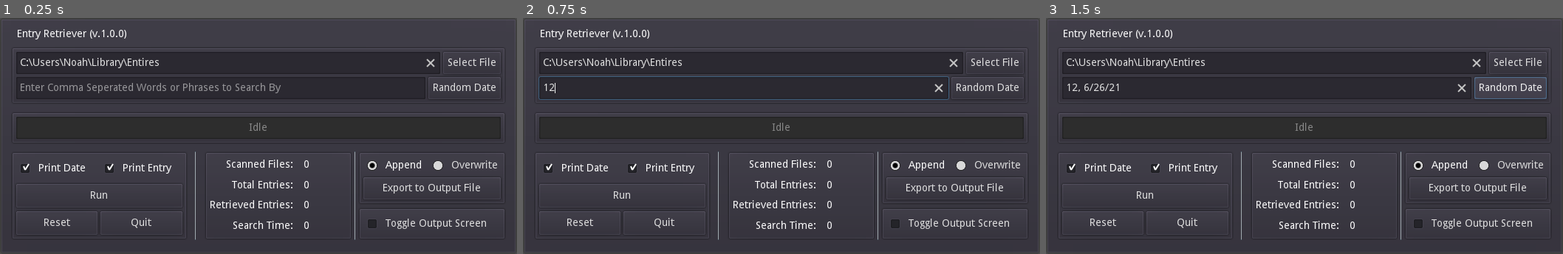
Above: before the commit, frames 1-3 (left to right).
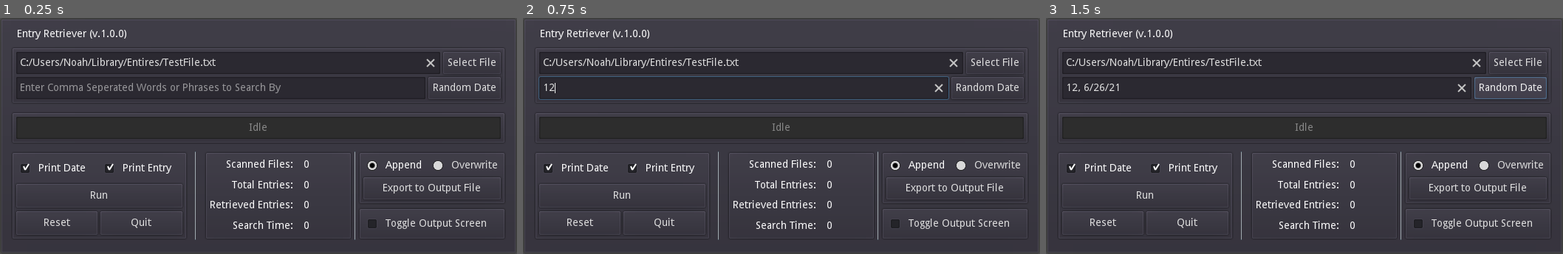
Above: after the commit, the same moments.

Repository: PlainOldNoah/file-retriever
Game: Godot game, scene res://Main.tscn
Same seed, same stepped clock (60 frames per second), same inputs: the game is played once before the commit and once after it.
Inputs (mouse positions are in pixels of both pictures, inside the frame that each line leads up to):
- Up to frame 1 (0.25 s): no input
- Up to frame 2 (0.75 s): click (745, 88) at 0.52 s; type "12" at 0.6 s
- Up to frame 3 (1.5 s): click "Random Date" at 1.25 s

The runs differ from the first frame. In frame 1, 0.2% of the frame differs, in the area x 5-42%, y 16-21%; in frame 2, 0.2%; in frame 3, 0.2%.

Commit message:
Major work. Implemented searching features using logical operators, updated search term organizing

Diff:
--- a/EntryRetriever/Main.gd
+++ b/EntryRetriever/Main.gd
@@ -13,10 +13,8 @@
 var printEntry:bool = true
 var printDate:bool = true
 
-var searchKeyArray : PoolStringArray = []
-var excludedKeyArray: PoolStringArray = []
-var combinedKeyArray: PoolStringArray = []
-var defaultKeyArray: PoolStringArray = []
+var searchKeyArray : PoolStringArray = [] #Holds the comma seperated search terms
+var operationArray : PoolStringArray = [] #Stores the operation of each search term
 
 var rng = RandomNumberGenerator.new()
 
@@ -47,7 +45,7 @@
 
 func _ready():
 	OS.set_window_position(OS.get_screen_size()*0.5 - OS.get_window_size()*0.5)
-	reset_Statistics()
+	reset_statistics()
 	rng.randomize()
 
 func _unhandled_input(event):
@@ -55,7 +53,7 @@
 	if event.is_action_pressed("ui_accept") and get_focus_owner() != null:
 		get_focus_owner().release_focus()
 
-func reset_Statistics():
+func reset_statistics():
 	FileCountOutput.text = "0"
 	EntryCountOutput.text = "0"
 	MatchCountOutput.text = "0"
@@ -66,7 +64,7 @@
 
 
 #Recursively loops though directories and retrieves files
-func directory_Iterate(path):
+func directory_iterate(path):
 	var dir = Directory.new()
 	if dir.open(path) == OK:
 		dir.list_dir_begin(true, true)
@@ -74,15 +72,15 @@
 		while file_name != "":
 			#Filters out Non-Log Folders
 			if dir.current_is_dir() and file_name.match(inputFolderFormat):
-				directory_Iterate(dir.get_current_dir() + "/" + file_name)
+				directory_iterate(dir.get_current_dir() + "/" + file_name)
 			#Filters out files that don't have the right naming scheme
 			elif file_name.match(inputFileFormat):
-				read_File(dir.get_current_dir() + "/" + file_name)
+				read_file(dir.get_current_dir() + "/" + file_name)
 			file_name = dir.get_next()
 	else:
 		print_debug("ERROR: Bad Path Parameter: ", path)
 
-func read_File(file):
+func read_file(file):
 	FileCountOutput.text = str(int(FileCountOutput.text) + 1)
 
 	var f:File = File.new()
@@ -90,7 +88,6 @@
 
 	var line:String
 	var currentHeaderPos:int = -1
-#	var currentEntry:String
 	var nextHeaderPos:int = -1
 
 	#Scan for the first header in the file
@@ -100,7 +97,6 @@
 			currentHeaderPos = f.get_position() - line.length() - 2
 			EntryCountOutput.text = str(int(EntryCountOutput.text) + 1) #For the first header
 			break
-#	print_debug(currentHeaderPos, ": ", f.get_path())
 
 	#If the file doesn't have any headers or is formated wrong escape
 	if currentHeaderPos == -1:
@@ -110,8 +106,12 @@
 
 	#After getting header position run though each entry
 	while not f.eof_reached():
-		nextHeaderPos = get_Next_Header(f, currentHeaderPos)
-		search_Entry(f, currentHeaderPos, nextHeaderPos)
+		#TODO: Possible merge get_next_header with search entry to reduce entry scans
+		nextHeaderPos = get_next_header(f, currentHeaderPos)
+		if search_entry(f, currentHeaderPos, nextHeaderPos):
+			print_to_output(f, currentHeaderPos, nextHeaderPos)
+		if currentHeaderPos == nextHeaderPos:
+			break
 		currentHeaderPos = nextHeaderPos
 
 	f.close()
@@ -119,7 +119,7 @@
 
 #Takes in a file and the current header and then iterates though the lines until the next header is found
 #Returns the next headers start position
-func get_Next_Header(f:File, currentHeaderPos:int) -> int:
+func get_next_header(f:File, currentHeaderPos:int) -> int:
 	f.seek(currentHeaderPos)
 	var line:String = f.get_line()
 	var currentHeaderText:String = line
@@ -135,43 +135,96 @@
 	return f.get_position()
 
 
-#Scans though an entry while applying each search key array
-func search_Entry(f:File, currentHeaderPos:int, nextHeaderPos:int) -> bool:
+#Runs though an entry line by line comparing it to the searchKeyArray
+#Returns a bool based on the evaluation of the terms (Should the entry be printed)
+func search_entry(f:File, currentHeaderPos:int, nextHeaderPos:int) -> bool:
+	#Create an array to store whether or not a match has been found
+	var storedMatches:Array = []
+	for i in operationArray.size():
+		if operationArray[i] == "NOT":
+			storedMatches.append(true)
+		else:
+			storedMatches.append(false)
+
+	var line:String
+	f.seek(currentHeaderPos)
+
+	#For every line check every term
+	while f.get_position() < nextHeaderPos:
+		line = f.get_line()
+
+		for i in operationArray.size():
+			if storedMatches[i] != true or operationArray[i] == "NOT": #Shortcircut if term has already been met
+				match operationArray[i]:
+					"NOT":
+						if find_match(line, searchKeyArray[i]):
+							storedMatches[i] = false
+							return false
+					"AND":
+						if find_match(line, searchKeyArray[i]):
+							storedMatches[i] = true
+					"OR":
+						var tempOrArray:Array = Array(searchKeyArray[i].split(" or ", true, 0))
+						for j in tempOrArray.size():
+							if find_match(line, tempOrArray[j]) and storedMatches[i] == false:
+								storedMatches[i] = true
+					_:
+						print_debug("ERROR: Invalid Operation in operationArray")
+
+	#Depending on if all terms have been met output a boolean
+	for i in storedMatches.size():
+		if storedMatches[i] != true:
+			return false
+	return true
+
+func find_match(line:String, term:String) -> bool:
+	if term.to_lower() in line.to_lower():
+		return true
+	else:
+		return false
+
+#Prints out an entry given a start and end header position
+func print_to_output(f:File, currentHeaderPos:int, nextHeaderPos:int):
+	print("ENTRY")
+	f.seek(currentHeaderPos)
+	var line:String = ""
+	while f.get_position() < nextHeaderPos:
+		line = f.get_line()
+
+		if printDate and not printEntry:
+			if line.matchn(entryHeaderFormat):
+				OutputTextBox.bbcode_text += line + "\n"
+				print(line)
+				return
+
+		elif printDate and printEntry:
+			OutputTextBox.bbcode_text += line + "\n"
+			print(line)
+
+func apply_coloring():
+	#TODO: Color lines of matching text
+	pass
+
+#Unused
+func loop_through_entry(f:File, currentHeaderPos:int, nextHeaderPos:int):
 	f.seek(currentHeaderPos)
 	var line:String = f.get_line()
-
-	#TODO: Implement search key arrays here
-
 	while f.get_position() < nextHeaderPos:
-		if line.matchn(entryHeaderFormat): #DEBUG: THIS LOOP IS USED FOR DEBUGGING ONLY
-			print(line)
-			pass
 		line = f.get_line()
 
-#	print_debug(currentHeaderPos, " | ",nextHeaderPos, " | ", nextHeaderPos == f.get_position())
-
-	return false
-
 
 #VERIFY: OUTDATED
-func find_Match(line:String) -> bool:
-	for i in searchKeyArray.size():
-		if searchKeyArray[i].to_lower() in line.to_lower():
-			return true
-	return false
-
-
-func print_to_output(line):
-	if printDate and not printEntry:
-		if line.matchn(entryHeaderFormat):
-			OutputTextBox.bbcode_text += line + "\n"
-	elif printDate and printEntry:
-		if find_Match(line):
-			OutputTextBox.bbcode_text += "[color=lime]" + line + "[/color]" + "\n"
-		else:
-			OutputTextBox.bbcode_text += line + "\n"
-	else:
-		return
+#func print_to_output(line):
+#	if printDate and not printEntry:
+#		if line.matchn(entryHeaderFormat):
+#			OutputTextBox.bbcode_text += line + "\n"
+#	elif printDate and printEntry:
+#		if find_match(line, ""):
+#			OutputTextBox.bbcode_text += "[color=lime]" + line + "[/color]" + "\n"
+#		else:
+#			OutputTextBox.bbcode_text += line + "\n"
+#	else:
+#		return
 
 
 func generate_rand_date() -> String:
@@ -205,45 +258,62 @@
 
 
 #Converts the user input to a poolStringArray
-func parse_Search_Keys():
+func parse_search_keys():
 	searchKeyArray = SearchKeyInput.text.split(",", false, 0)
 	for i in searchKeyArray.size():
 		searchKeyArray[i] = searchKeyArray[i].strip_edges()
 
 
-#Splits apart searchKeyArray into sub-arrays for later use in matching
-func split_Search_Arrays():
-	#Reset the arrays for appending
-	excludedKeyArray.resize(0)
-	combinedKeyArray.resize(0)
-	defaultKeyArray.resize(0)
-
-	#Seperate elements from main array into exclude, combine, and defaul
+func prepare_search_terms():
+	#Clears the operationArray and corrects its size
+	operationArray.resize(searchKeyArray.size())
+	for j in operationArray.size():
+		operationArray[j] = ""
+
+	#Passes in the operation of each term from the searchKeyArray into the operationArray
 	for i in searchKeyArray.size():
-		if searchKeyArray[i].match("-*"):
-			excludedKeyArray.append(searchKeyArray[i])
-		elif searchKeyArray[i].match("+*"):
-			combinedKeyArray.append(searchKeyArray[i])
+		if "-" in searchKeyArray[i] or "NOT " in searchKeyArray[i].to_lower():
+			operationArray[i] = "NOT"
+			searchKeyArray[i] = searchKeyArray[i].replace("-", "")
+		elif " or " in searchKeyArray[i].to_lower():
+			operationArray[i] = "OR"
 		else:
-			defaultKeyArray.append(searchKeyArray[i])
-
-	#Clean up sub-arrays
-	for i in excludedKeyArray.size():
-		excludedKeyArray[i] = excludedKeyArray[i].replace("-", "")
-	for i in combinedKeyArray.size():
-		combinedKeyArray[i] = combinedKeyArray[i].replace("+", "")
-
-#	print_debug("DF: ", defaultKeyArray.size(), ": ", defaultKeyArray)
-#	print_debug("CO: ", combinedKeyArray.size(), ": ", combinedKeyArray)
-#	print_debug("EX: ", excludedKeyArray.size(), ": ", excludedKeyArray)
+			operationArray[i] = "AND"
+
+	#Sorts the arrays to be NOT, AND, then OR
+	var tempSearchKeyArray:PoolStringArray = []
+	var tempOperationArray:PoolStringArray = []
+
+	for k in searchKeyArray.size():
+		if "NOT" in operationArray[k]:
+			tempSearchKeyArray.append(searchKeyArray[k])
+			tempOperationArray.append(operationArray[k])
+
+	for k in searchKeyArray.size():
+		if "AND" in operationArray[k]:
+			tempSearchKeyArray.append(searchKeyArray[k])
+			tempOperationArray.append(operationArray[k])
+
+	for k in searchKeyArray.size():
+		if "OR" in operationArray[k]:
+			tempSearchKeyArray.append(searchKeyArray[k])
+			tempOperationArray.append(operationArray[k])
+
+	searchKeyArray = tempSearchKeyArray
+	operationArray = tempOperationArray
+
+	print(searchKeyArray)
+	print(operationArray)
+
 
 #============================ Buttons and Signals
 
 func _on_Run_pressed():
 	#Initializing
-	reset_Statistics()
-	parse_Search_Keys()
-	split_Search_Arrays()
+	reset_statistics()
+	parse_search_keys()
+
+	prepare_search_terms()
 
 	print("STARTING...")
 
@@ -262,21 +332,21 @@
 
 	match inputType:
 		INPUT_TYPES.DIRECTORY:
-			directory_Iterate(SelectionInput.text)
+			directory_iterate(SelectionInput.text)
 		INPUT_TYPES.FILE:
-			read_File(SelectionInput.text)
+			read_file(SelectionInput.text)
 
 	ElapsedTimeOutput.text = str((OS.get_ticks_msec() - startTime) / 1000.0)
 
 	if FileCountOutput.text == "0":
-		reset_Statistics()
+		reset_statistics()
 		StatusBarOutput.text = "ERROR: Bad File Path"
 	else:
 		StatusBarOutput.text = "Finished"
 
 
 func _on_Clear_pressed():
-	reset_Statistics()
+	reset_statistics()
 
 
 func _on_Quit_pressed():
@@ -284,7 +354,7 @@
 
 
 func _on_Search_Keys_text_changed(_new_text):
-	parse_Search_Keys()
+	parse_search_keys()
 
 
 func _on_FileSelect_pressed():
@@ -332,7 +402,7 @@
 	if not SearchKeyInput.text.empty():
 		SearchKeyInput.text += ", "
 	SearchKeyInput.text += generate_rand_date()
-	parse_Search_Keys()
+	parse_search_keys()
 
 #Exporting Text to File
 func _on_ExportBtn_pressed():
--- a/EntryRetriever/Main.tscn
+++ b/EntryRetriever/Main.tscn
@@ -71,7 +71,7 @@
 rect_min_size = Vector2( 0, 30 )
 size_flags_horizontal = 3
 size_flags_vertical = 3
-text = "C:\\Users\\Noah\\Library\\Entires"
+text = "C:/Users/Noah/Library/Entires/TestFile.txt"
 clear_button_enabled = true
 placeholder_text = "Select a File or Directory to Scan Though"
 caret_blink = true
@@ -418,14 +418,14 @@
 visible = false
 margin_top = 296.0
 margin_right = 670.0
-margin_bottom = 490.0
+margin_bottom = 310.0
 size_flags_vertical = 3
 
 [node name="TextBox" type="RichTextLabel" parent="MarginContainer/GUI/OutputWindow"]
 margin_left = 7.0
 margin_top = 7.0
 margin_right = 663.0
-margin_bottom = 187.0
+margin_bottom = 7.0
 focus_mode = 2
 custom_constants/line_separation = 2
 bbcode_enabled = true
Not shown, changed: EntryRetriever/export_presets.cfg
Not shown, changed: .gitignore
